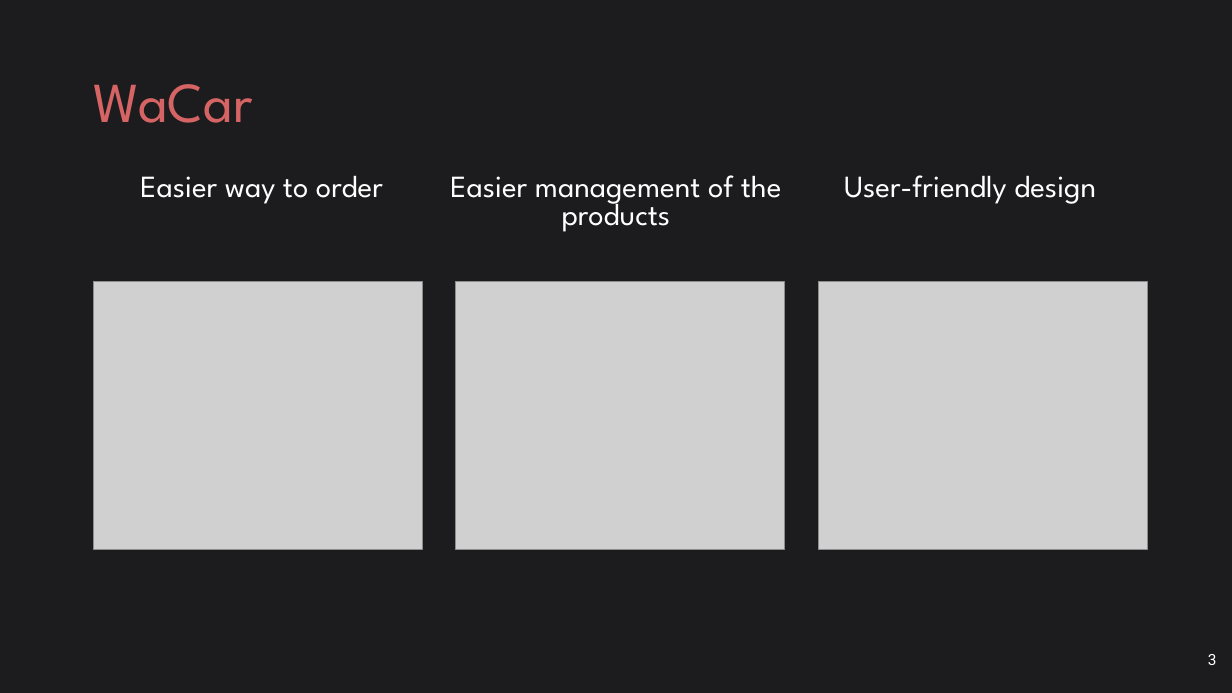
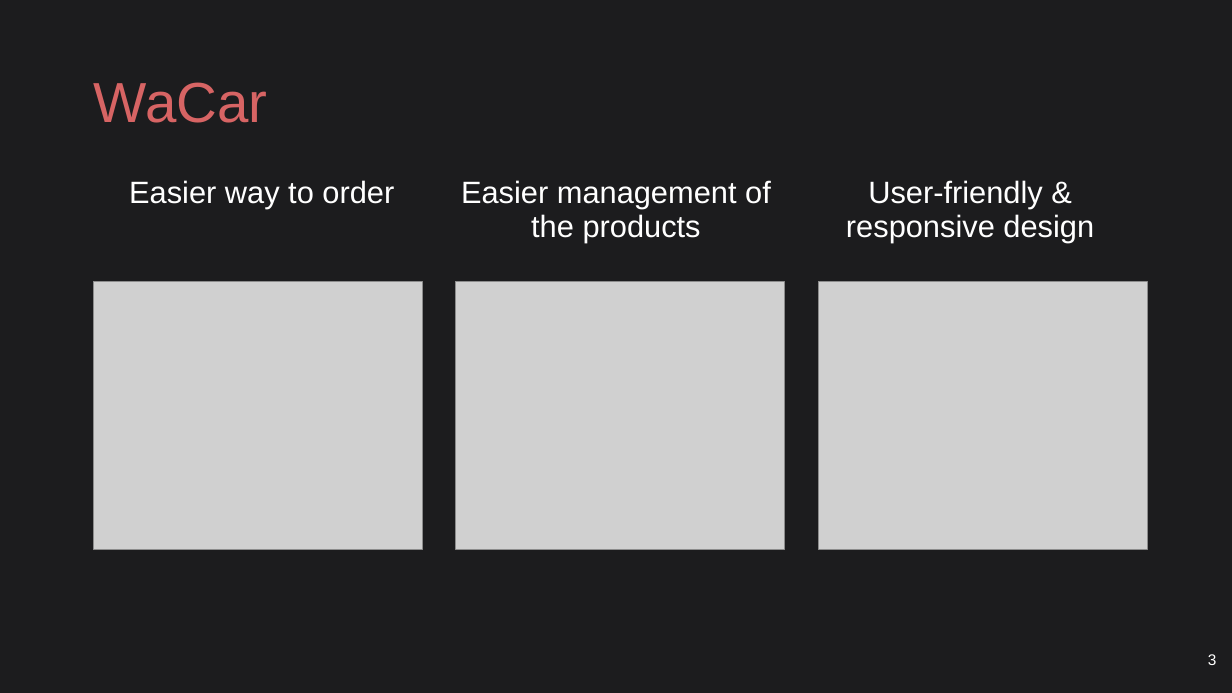
Before and after one commit to ludovicodimartino/webApplicationUniProject, a slide deck: slide 3 of WaCar.pptx. Drawn at 1232x693 pixels with LibreOffice and Linux fonts; fonts in the diff are those of the drawing; grey boxes stand for pictures. Boxes give left, top, right and bottom in pixels: in the first picture for what was removed or moved away, otherwise in the second. Text is boxed around its words. In the diff, an @@ line names an element or a change of style, - is before the commit and + after.

Commit message:
- PPT update

```diff
--- a/WaCar.pptx
+++ b/WaCar.pptx
@@ title "WaCar" at [94, 82, 268, 123]: font League Spartan to Arial @@
@@ table at [85, 171, 1147, 641] @@
-row 1, column 3: User-friendly design
+row 1, column 3: User-friendly & responsive design
@@ font League Spartan to Arial in "Easier way to order", "Easier management of the products" @@
```
Also in this commit, not shown: 5 other slides changed, 1 slide added.
